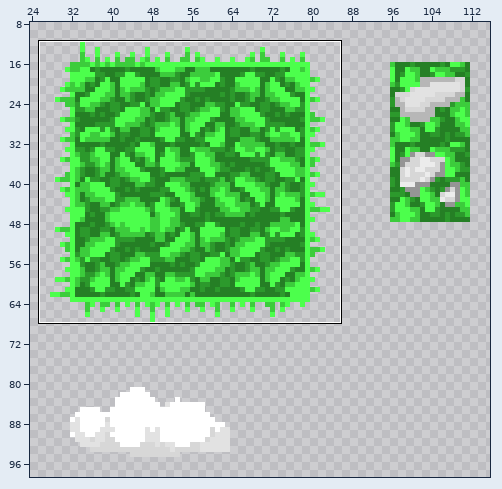
Edited in one commit: sprite sheet (testProject/sprites/sprTileGrass2/d8416179-6399-4cc2-a1e8-5535a0a3627c.png). Above, an overview of the earlier version with the close-up marked.
Close-up. The starting point:
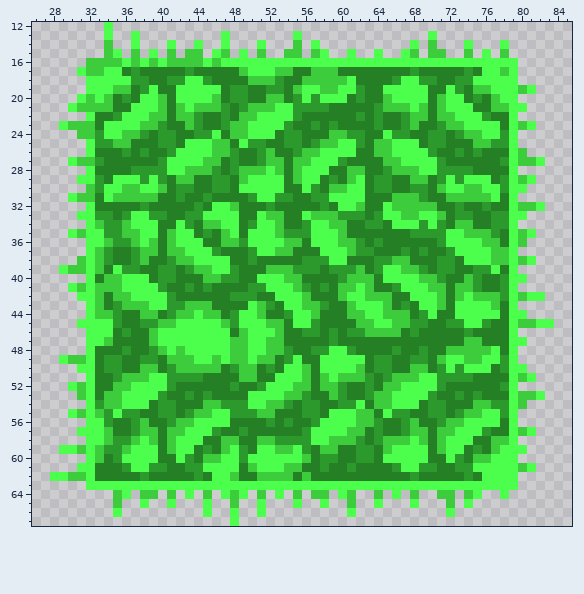
The file is 128x128 pixels. Shown: x 26..85, y 12..67. The wide view leaves out empty margins.
New version:
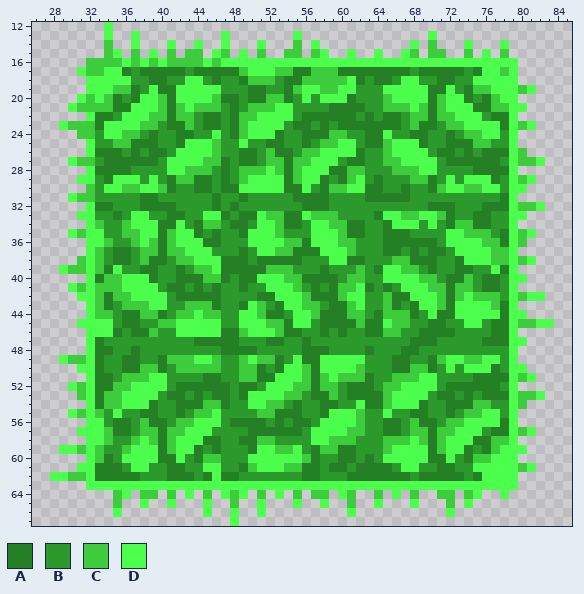
Palette (. is transparent): A #257f25  B #2c992c  C #3ccc3c  D #4cff4c
Change:
The edit turns colour B into colour A in row 20 at x 48; in row 23 at x 64; in rows 29 to 30 at x 47 and 64; in row 31 at x 57 to 58; in row 32 at x 38, 58 and 76; in row 33 at x 64.
The edit turns colour B into colour A in row 39 at x 48 and 64; in row 40 at x 47; in row 48 at x 57 to 58; in rows 51 to 53 at x 63; in row 54 at x 33 and 47; in row 60 at x 63.
The edit turns colour C into colour A in rows 23 to 24 at x 48; in row 25 at x 64; in row 31 at x 38 to 39 and 66 to 67; in row 32 at x 48 and 70; in row 41 at x 63; in row 45 at x 63.
The edit turns colour C into colour A in row 46 at x 63 to 64; in row 47 at x 48 and 52 to 53; in row 48 at x 48 to 49; in rows 53 to 54 at x 64; in row 62 at x 48 and 56.
The edit turns colour D into colour A in row 32 at x 46; in row 33 at x 47; in row 34 at x 48; in rows 38 to 39 at x 47; in rows 44 to 45 at x 64; in row 46 at x 47.
The edit turns colour D into colour A in row 47 at x 33 and 44 to 47; in row 48 at x 47 and 50; in row 62 at x 47.
The edit turns colour A into colour B in row 18 at x 47 to 48 and 63; in row 19 at x 47 and 63 to 64; in row 20 at x 63 to 64; in row 21 at x 63; in row 24 at x 47; in row 25 at x 48.
The edit turns colour A into colour B in row 26 at x 63; in rows 27 to 28 at x 63 to 64; in row 29 at x 48, 63 and 66 to 67; in row 30 at x 66; in row 31 at x 33, 40 to 41, 43 to 44, 47 to 48 and 70 to 71; in row 32 at x 35 to 37, 42 to 43, 45, 49 to 51, 53 to 55, 59, 63 to 64 and 74 to 75.
The edit turns colour A into colour B in row 33 at x 63; in row 35 at x 63 to 64; in row 36 at x 63; in row 37 at x 47 to 48 and 64; in rows 38 to 39 at x 63; in row 40 at x 64.
The edit turns colour A into colour B in row 41 at x 47 to 48 and 64; in row 42 at x 47; in row 43 at x 47 to 48; in row 44 at x 47; in row 46 at x 67, 73 and 75 to 76; in row 47 at x 35 to 38, 54 to 55, 57 to 58, 60 to 67 and 71 to 73.
The edit turns colour A into colour B in row 48 at x 35, 38, 55, 62, 64 to 65, 70 to 71 and 78; in row 49 at x 63; in row 50 at x 47 and 63; in row 51 at x 47 to 48 and 64; in row 52 at x 64; in row 53 at x 48.
The edit turns colour A into colour B in row 55 at x 64; in row 57 at x 47 to 48 and 63; in row 58 at x 63; in rows 59 to 60 at x 64; in row 62 at x 39 to 40, 49 to 50, 55 and 58 to 60.
The edit turns colour C into colour B in row 25 at x 47; in row 26 at x 47 and 64; in row 31 at x 35 to 37, 68 and 72 to 76; in row 32 at x 62 and 66 to 69; in row 35 at x 47; in row 36 at x 47 to 48.
The edit turns colour C into colour B in row 40 at x 63; in row 42 at x 63 to 64; in row 45 at x 47; in row 47 at x 34, 39, 49 and 74 to 75; in row 48 at x 40, 42, 52 to 53 and 72 to 76; in row 49 at x 48.
The edit turns colour C into colour B in rows 55 to 56 at x 63; in row 58 at x 47 to 48; in row 59 at x 47; in row 62 at x 51 to 54.
The edit turns colour D into colour B in row 31 at x 34, 51 to 52, 59 to 62 and 77; in row 32 at x 47, 60 to 61 and 65; in row 33 at x 48; in row 34 at x 47; in row 35 at x 48; in row 43 at x 63 to 64.
The edit turns colour D into colour B in row 44 at x 63; in row 46 at x 40 to 41; in row 47 at x 40 to 43 and 50 to 51; in row 48 at x 41, 43 to 46, 51, 59 to 60 and 77; in row 49 at x 47; in rows 55 to 56 at x 47.
The edit turns colour D into colour B in row 59 at x 48; in rows 60 to 61 at x 47 to 48.
Boxes around the changes in both close-ups, in picture pixels (x1, y1, x2, y2):
changed: (95, 76, 509, 481)
